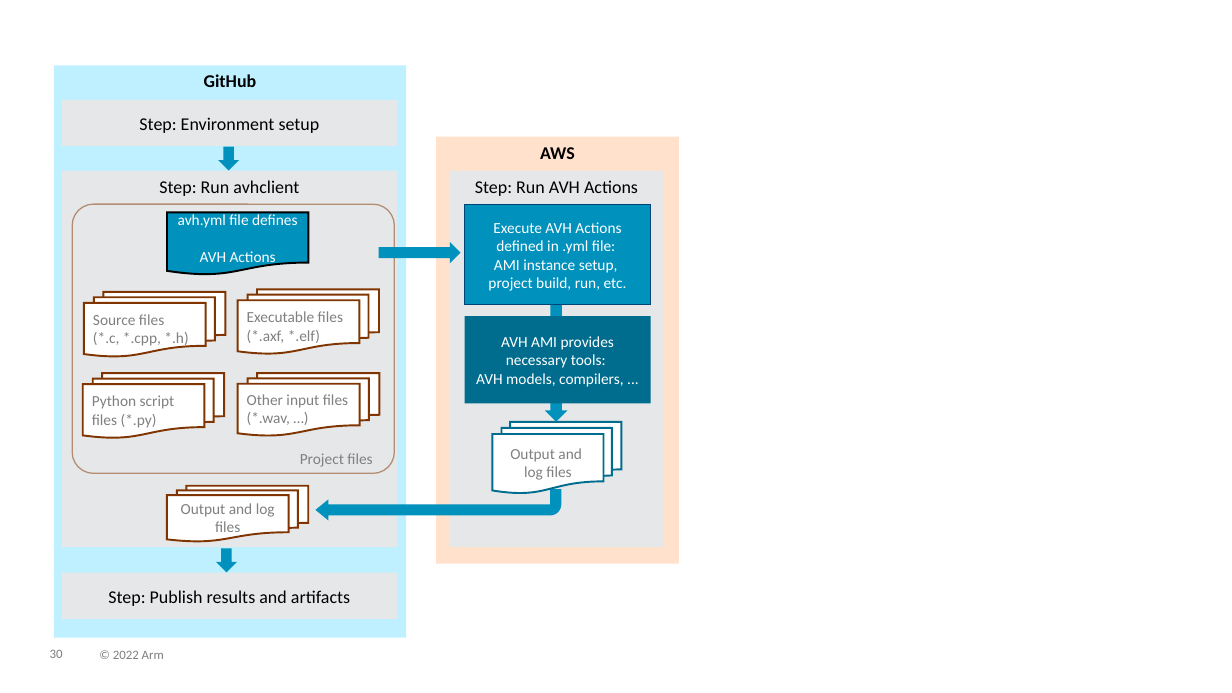
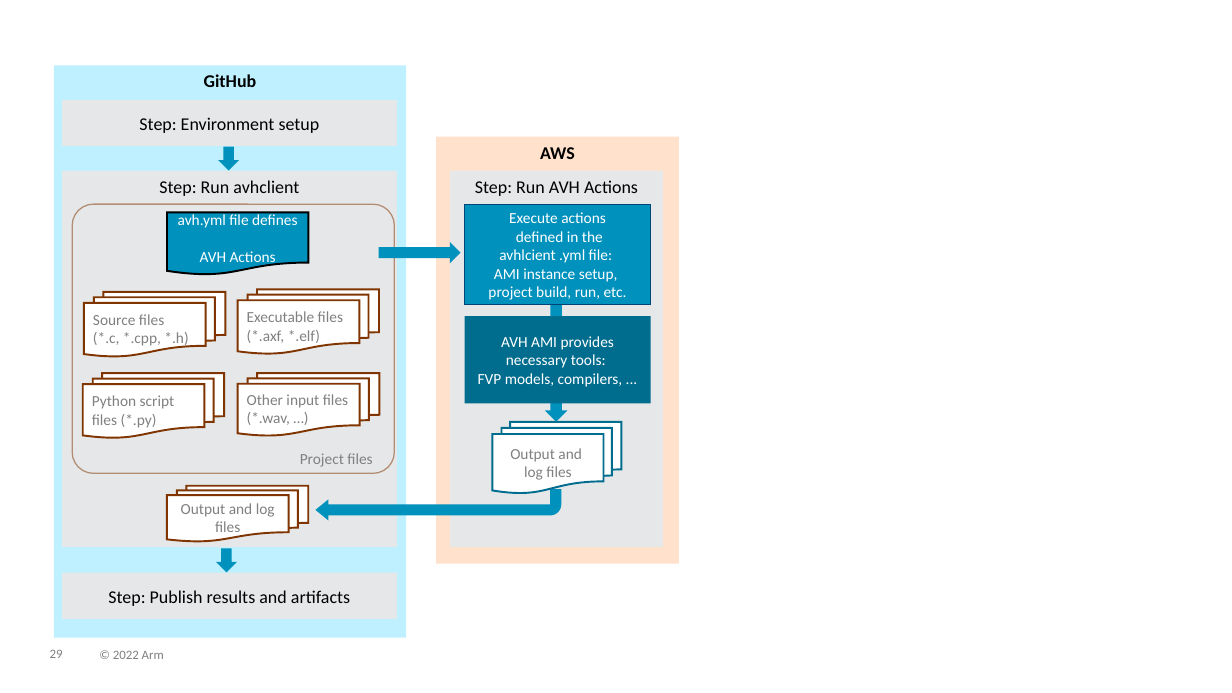
Before and after one commit to ARM-software/AVH, a slide deck: slide 29 of DoxyGen/overview/src/images/img_src.pptx (slide 30 before the commit). Drawn at 1232x693 pixels with LibreOffice and Linux fonts; fonts in the diff are those of the drawing; background and template pictures are left out. Boxes give left, top, right and bottom in pixels: in the first picture for what was removed or moved away, otherwise in the second. Text is boxed around its words. In the diff, an @@ line names an element or a change of style, - is before the commit and + after.

```diff
--- a/DoxyGen/overview/src/images/img_src.pptx
+++ b/DoxyGen/overview/src/images/img_src.pptx
@@ text in rectangle at bbox=[494, 212, 618, 282]: text changed @@
-Execute AVH Actions defined in .yml file:
-AMI instance setup,
+Execute actions
+defined in the avhlcient .yml file:
+AMI instance setup,
@@ text in rectangle at bbox=[478, 336, 623, 387]: text changed @@
-AVH AMI provides necessary tools:
-AVH models, compilers, ...
+AVH AMI provides necessary tools:
+FVP models, compilers, ...
@@ page number at bbox=[50, 650, 63, 658]: text changed @@
-30
+29
```
Also in this commit, not shown: 6 other slides changed, 1 slide removed, 7 other files.
